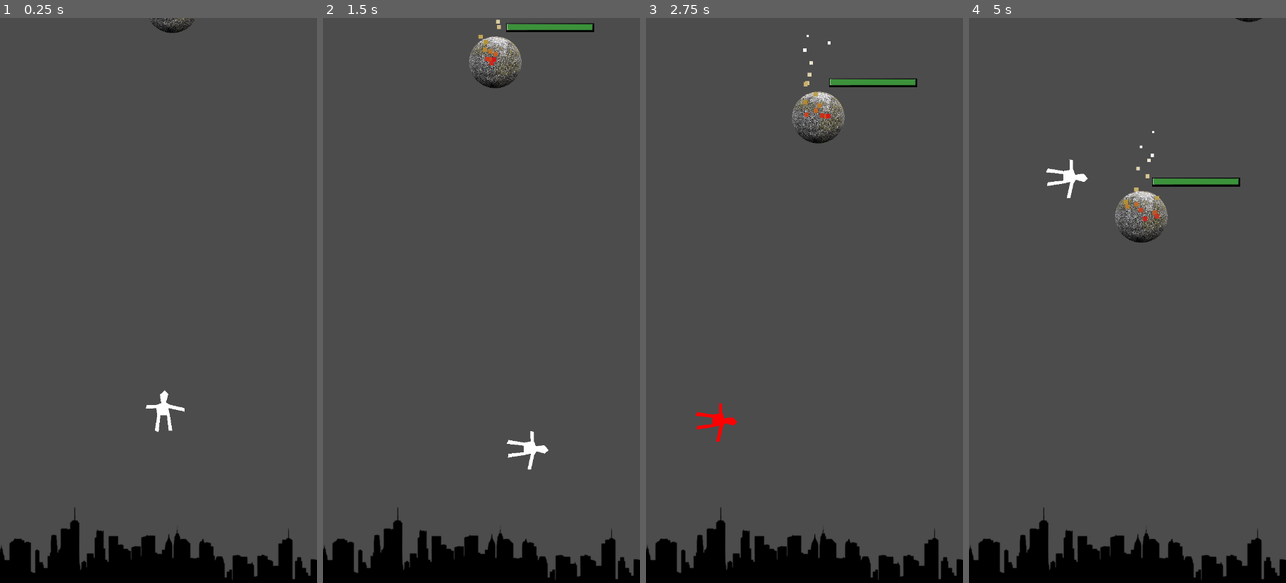
Above: before the commit, frames 1-4 (left to right).
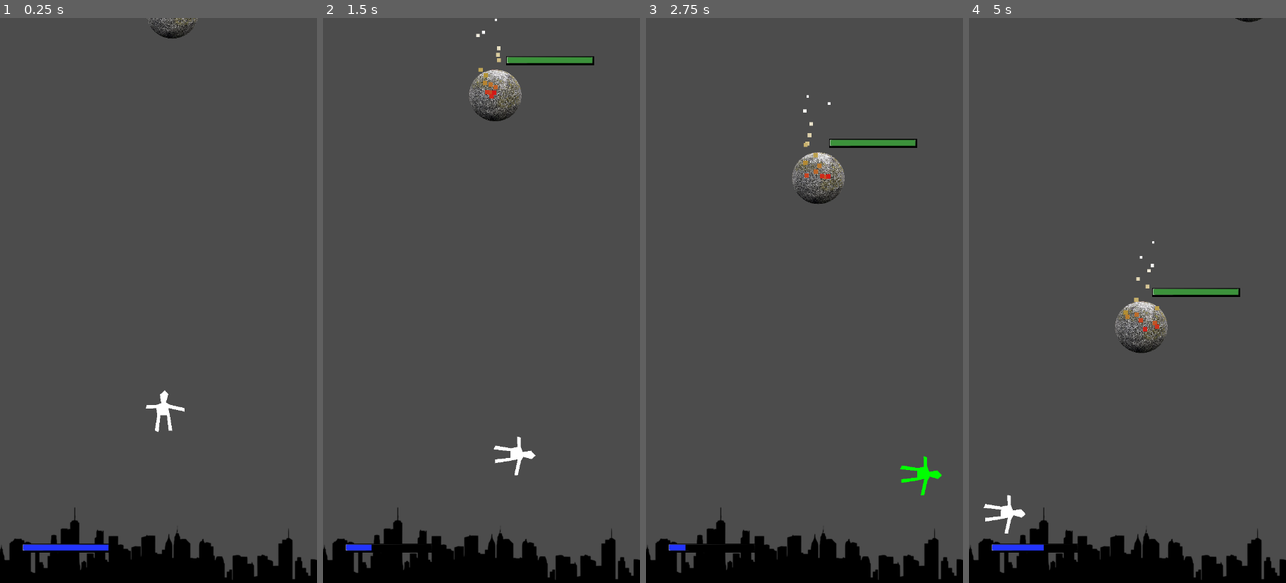
Above: after the commit, the same moments.

Repository: algch/ladrillos
Game: Godot game, scene res://main.tscn
Same seed, same stepped clock (60 frames per second), same inputs: the game is played once before the commit and once after it.
Inputs (mouse positions are in pixels of both pictures, inside the frame that each line leads up to):
- Up to frame 1 (0.25 s): no input
- Up to frame 2 (1.5 s): move the mouse to (551, 272) at 0.52 s; press the mouse at (551, 272) at 0.53 s; move the mouse to (418, 328) at 1.27 s; release the mouse at (418, 328) at 1.28 s; click (418, 328) at 1.35 s
- Up to frame 3 (2.75 s): move the mouse to (836, 176) at 2.02 s; press the mouse at (836, 176) at 2.03 s
- Up to frame 4 (5 s): move the mouse to (1111, 413) at 2.77 s; release the mouse at (1111, 413) at 2.78 s; click (1111, 413) at 2.85 s; move the mouse to (1222, 385) at 3.52 s; press the mouse at (1222, 385) at 3.53 s; move the mouse to (1032, 215) at 4.27 s; release the mouse at (1032, 215) at 4.28 s; click (1032, 215) at 4.35 s

The runs differ from the first frame. In frame 1, 0.6% of the frame differs, in the area x 7-63%, y 0-95%; in frame 2, 3.1%; in frame 3, 3.4%; in frame 4, 3.5%, in the area x 4-86%, y 20-95%.

Commit message:
added fuel bar

Diff:
--- a/brick.gd
+++ b/brick.gd
@@ -3,7 +3,7 @@
 var dir = Vector2()
 var dir_speed = 0
 var speed_decrease = 0
-var gravity_speed = 100
+var gravity_speed = 150
 var gravity_motion = Vector2.DOWN * gravity_speed
 
 var max_health = 0
@@ -32,11 +32,9 @@
 	$speedDecreaseTimer.start()
 
 func _update_health_bar():
-	print("health ", health)
 	$healthBar.value = $healthBar.max_value * (health/max_health)
 
 func deal_damage(damage):
-	print("damage ", damage)
 	health -= damage
 	_update_health_bar()
 	check_health()
--- a/main.tscn
+++ b/main.tscn
@@ -1,18 +1,21 @@
-[gd_scene load_steps=9 format=2]
+[gd_scene load_steps=12 format=2]
 
 [ext_resource path="res://brickSpawner.tscn" type="PackedScene" id=1]
 [ext_resource path="res://player.tscn" type="PackedScene" id=2]
-[ext_resource path="res://music/Loop.ogg" type="AudioStream" id=3]
+[ext_resource path="res://music/Menu.ogg" type="AudioStream" id=3]
 [ext_resource path="res://main.gd" type="Script" id=4]
 [ext_resource path="res://portal.tscn" type="PackedScene" id=5]
 [ext_resource path="res://sprites/city.png" type="Texture" id=6]
+[ext_resource path="res://sprites/health_bar_progress.png" type="Texture" id=7]
+[ext_resource path="res://sprites/health_bar_over.png" type="Texture" id=8]
+[ext_resource path="res://sprites/health_bar_under.png" type="Texture" id=9]
 
 [sub_resource type="SegmentShape2D" id=1]
 a = Vector2( -420, 0 )
 b = Vector2( 420, 0 )
 
 [sub_resource type="RectangleShape2D" id=2]
-extents = Vector2( 320, 10 )
+extents = Vector2( 420, 10 )
 
 [node name="main" type="Node2D"]
 script = ExtResource( 4 )
@@ -74,5 +77,19 @@
 [node name="AudioStreamPlayer" type="AudioStreamPlayer" parent="."]
 stream = ExtResource( 3 )
 autoplay = true
+
+[node name="fuelBar" type="TextureProgress" parent="."]
+margin_left = 49.7246
+margin_top = 1191.13
+margin_right = 249.725
+margin_bottom = 1231.13
+value = 100.0
+texture_under = ExtResource( 9 )
+texture_over = ExtResource( 8 )
+texture_progress = ExtResource( 7 )
+tint_progress = Color( 0.137255, 0.207843, 1, 1 )
+__meta__ = {
+"_edit_use_anchors_": false
+}
 [connection signal="body_entered" from="turnEnder" to="." method="_on_turnEnder_body_entered"]
 [connection signal="timeout" from="spawnTimer" to="." method="spawn"]
--- a/player.gd
+++ b/player.gd
@@ -9,11 +9,19 @@
 var is_aiming = false
 var can_deal_damage = false
 var dir = Vector2()
-var max_dir_speed = 500
-var speed_decrease = 50
+var max_dir_speed = 500.0
+var speed_decrease = 25.0
 var dir_speed = max_dir_speed
 
-var gravity_speed = 100
+var max_fuel = 500.0
+var fuel = max_fuel
+var fuel_decrease = 50.0
+var fuel_increase = 50.0
+
+var energy = 0.0
+var energy_increase = 50.0
+
+var gravity_speed = 100.0
 var gravity_motion = Vector2.DOWN * gravity_speed
 
 enum STATE {IDLE, AIMING, ATTACK}
@@ -32,20 +40,22 @@
 			is_aiming = true
 			$polygon.color = Color(0, 1, 0)
 			aim_start = get_global_mouse_position()
+			$fuelTimer.stop()
 			$attackTimer.start()
 		STATE.ATTACK:
 			current_state = STATE.ATTACK
 			is_aiming = false
 			can_deal_damage = true
 			can_shoot = true
-			var proportion = ($attackTimer.wait_time - $attackTimer.time_left) / $attackTimer.wait_time
-			var input_speed = proportion * max_dir_speed
 			var input_dir = (aim_start - get_global_mouse_position()).normalized()
-			var resulting_motion = (dir * dir_speed) + (input_dir * input_speed)
+			var resulting_motion = (dir * dir_speed) + (input_dir * energy)
 			dir = resulting_motion.normalized()
 			dir_speed = resulting_motion.length()
 			$speedDecreaseTimer.start()
+			$fuelTimer.start()
 			$attackTimer.stop()
+			print("energy ", energy)
+			energy = 0
 			$polygon.color = Color(1, 1, 1)
 
 func _ready():
@@ -101,5 +111,20 @@
 			$polygon.color = Color(1, 1, 1)
 
 func _on_attackTimer_timeout():
-	$polygon.color = Color(1, 0, 0)
-	$attackTimer.stop()
+	fuel -= fuel_decrease
+	energy += energy_increase
+	get_node("../fuelBar").value = get_node("../fuelBar").max_value * (fuel/max_fuel)
+	print("decrease fuel ", fuel)
+	if fuel > 0:
+		$attackTimer.start()
+	else:
+		$polygon.color = Color(1, 0, 0)
+		$attackTimer.stop()
+
+func _on_fuelTimer_timeout():
+	fuel += fuel_increase
+	get_node("../fuelBar").value = get_node("../fuelBar").max_value * (fuel/max_fuel)
+	if fuel < max_fuel:
+		$fuelTimer.start()
+	else:
+		$fuelTimer.stop()
--- a/player.tscn
+++ b/player.tscn
@@ -16,9 +16,13 @@
 polygon = PoolVector2Array( 10.194, 43.8811, 18.6697, 44.4108, 13.3724, 9.97825, 9.66428, -7.50289, 46.2158, 0.443077,  …(307 unchanged characters)…
 
 [node name="speedDecreaseTimer" type="Timer" parent="."]
-wait_time = 0.25
+wait_time = 0.1
 
 [node name="attackTimer" type="Timer" parent="."]
-wait_time = 0.5
+wait_time = 0.1
+
+[node name="fuelTimer" type="Timer" parent="."]
+wait_time = 0.1
 [connection signal="timeout" from="speedDecreaseTimer" to="." method="_on_speedDecreaseTimer_timeout"]
 [connection signal="timeout" from="attackTimer" to="." method="_on_attackTimer_timeout"]
+[connection signal="timeout" from="fuelTimer" to="." method="_on_fuelTimer_timeout"]
Not shown, added: music/Menu.ogg
